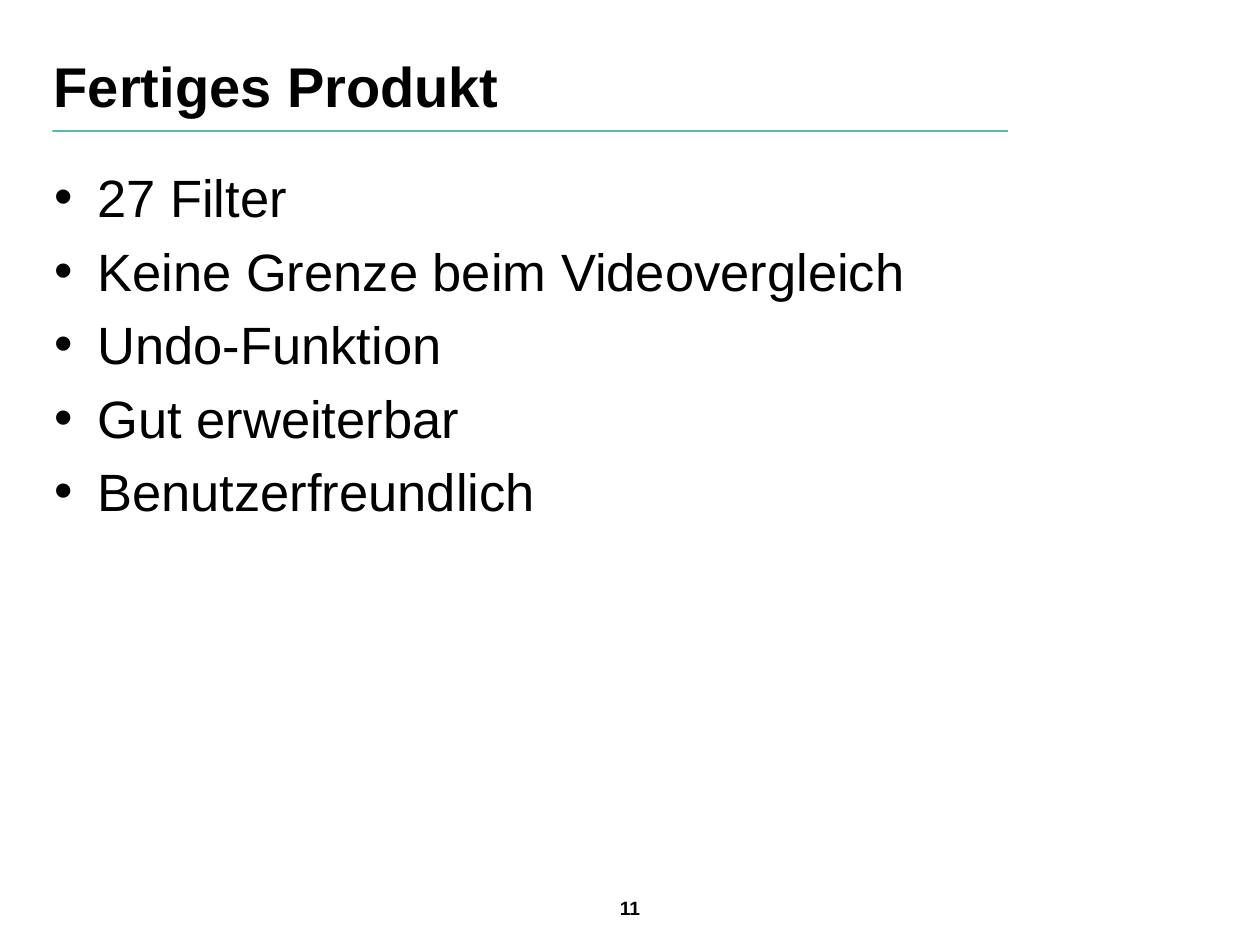
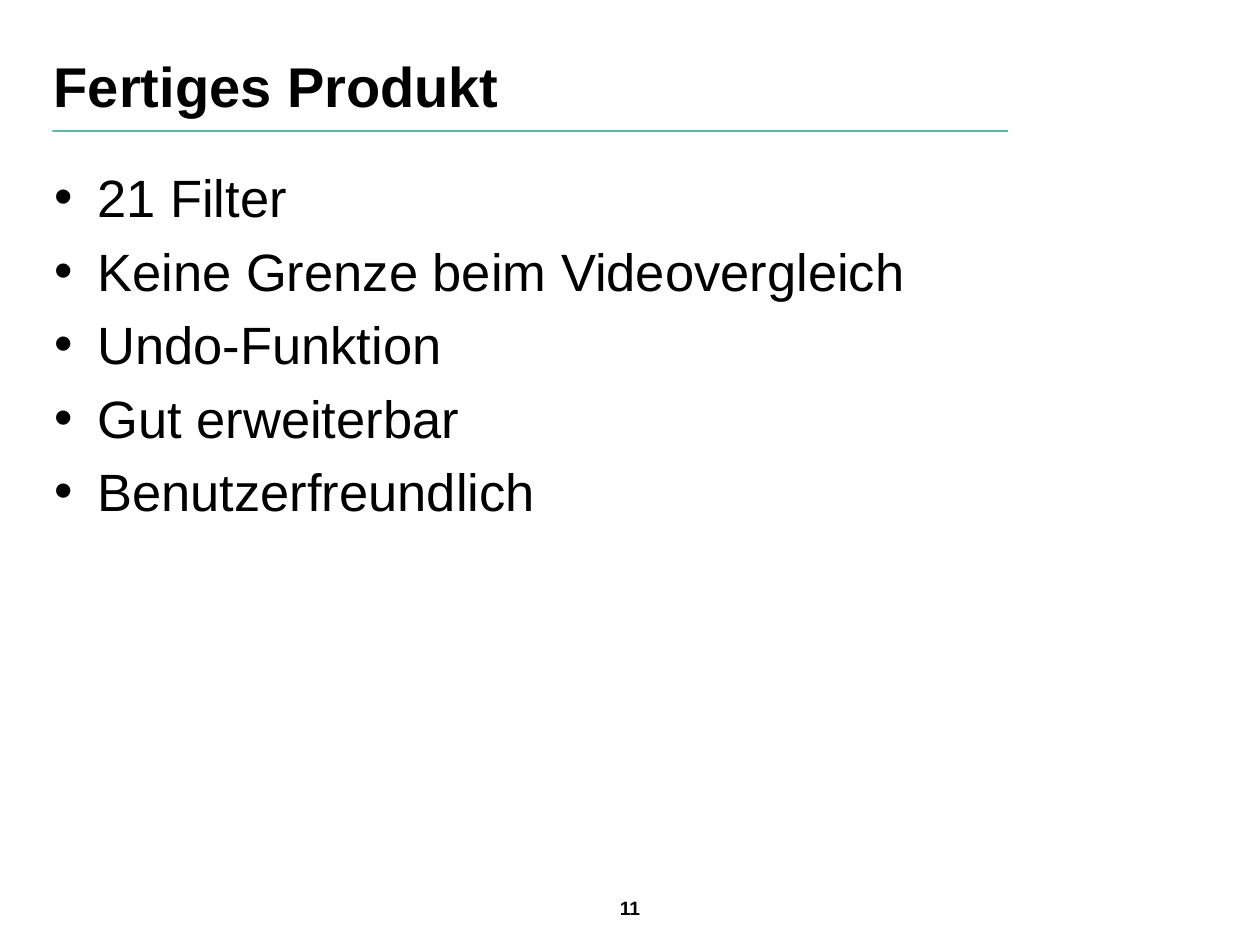
Before and after one commit to SuppenGeist/pse-ws1516-videoencoder-ta, a slide deck: slide 11 of Präsentation/Präsentation.odp. Drawn at 1260x945 pixels with LibreOffice and Linux fonts; fonts in the diff are those of the drawing; background and template pictures are left out. Boxes give left, top, right and bottom in pixels: in the first picture for what was removed or moved away, otherwise in the second. Text is boxed around its words. In the diff, an @@ line names an element or a change of style, - is before the commit and + after.

```diff
--- a/Präsentation/Präsentation.odp
+++ b/Präsentation/Präsentation.odp
@@ text at <box>97,179,287,218</box>: text changed @@
-• 27 Filter
+• 21 Filter
```
Also in this commit, not shown: 7 other slides changed, 2 slides added, 1 slide removed.
